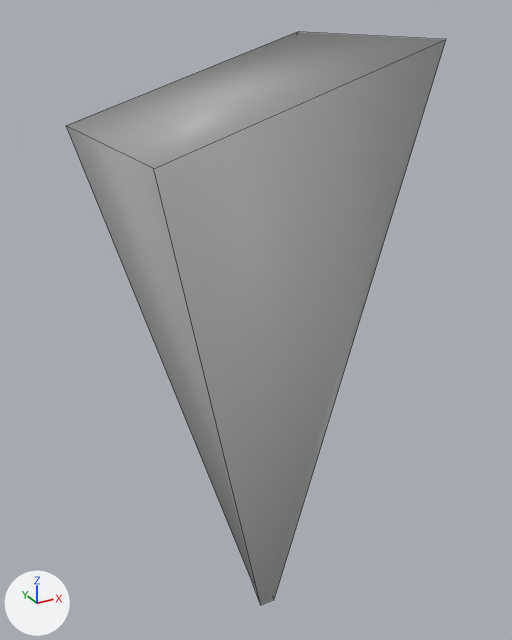
The FBX model UnityProject/FireEscapeSimulator/Assets/_MainProject/Meshes/MES_ConeHologram.fbx: old version first, new version second.
The view is the same before and after, from a 50 mm lens placed at (-0.291, -0.518, 0.605), pointed at (0.034, 0.072, 0.31). The lights are fixed; the arrows at lower left show +X, +Y and +Z. The older version comes first. Mesh edges are drawn as thin lines.
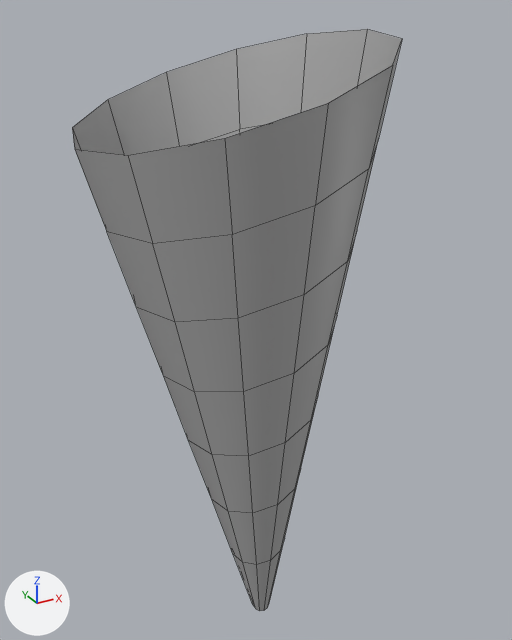
Location of each change, (x1, y1, x2, y2) in pixels of the pictures (512 x 640 px):
'polySurface431', reshaped, rescaled (13% narrower)
    before: (66, 32, 446, 605)
    after: (72, 29, 402, 611)

Edits to the bpy script that builds the scene:
```text
Change me_mesh:
    used by ob_polysurface431; location = (0.0, 0.0, 0.0); rotation_euler = (1.571, 0.0, 0.0), in degrees (90, 0, 0); scale = (0.00236, 0.00236, 0.00236)
    remove me_mesh.from_pydata(...)  # 8 vertices, 5 faces; spans x -46.0..66.0, y 0.0..247.0, z -85.0..15.0
    add me_mesh.from_pydata(...)  # 96 vertices, 84 faces; spans x -88.0..103.0, y 0.0..383.0, z -150.0..50.0
    me_mesh part 1: the whole mesh is rebuilt
Change ob_polysurface431:
    ob_polysurface431.scale: (0.00236, 0.00236, 0.00236) -> (0.00153, 0.00153, 0.00153)
```
